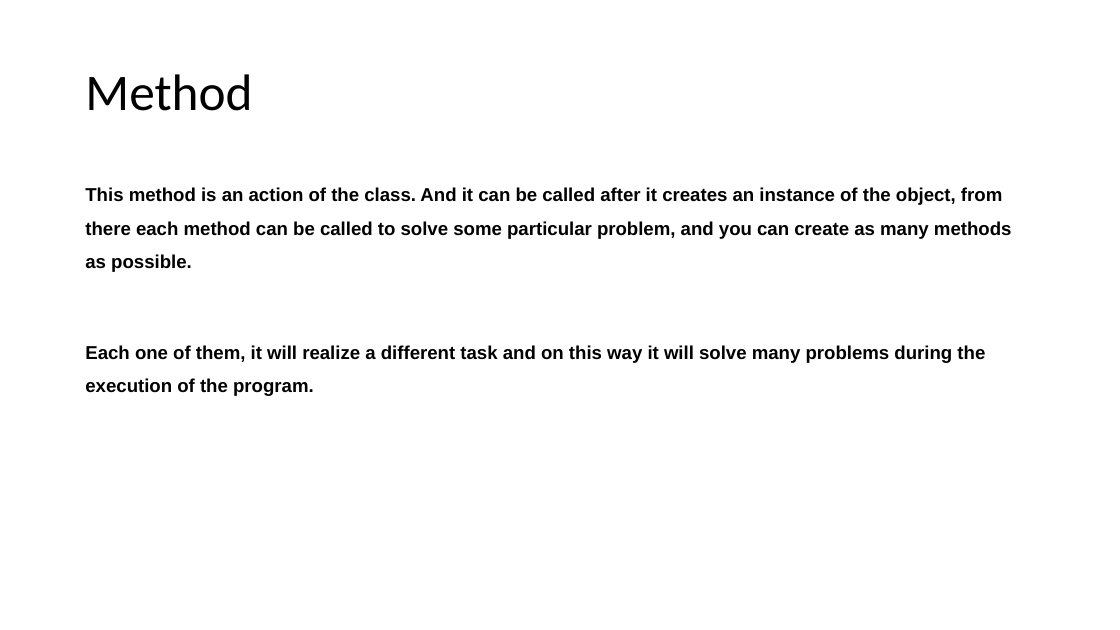
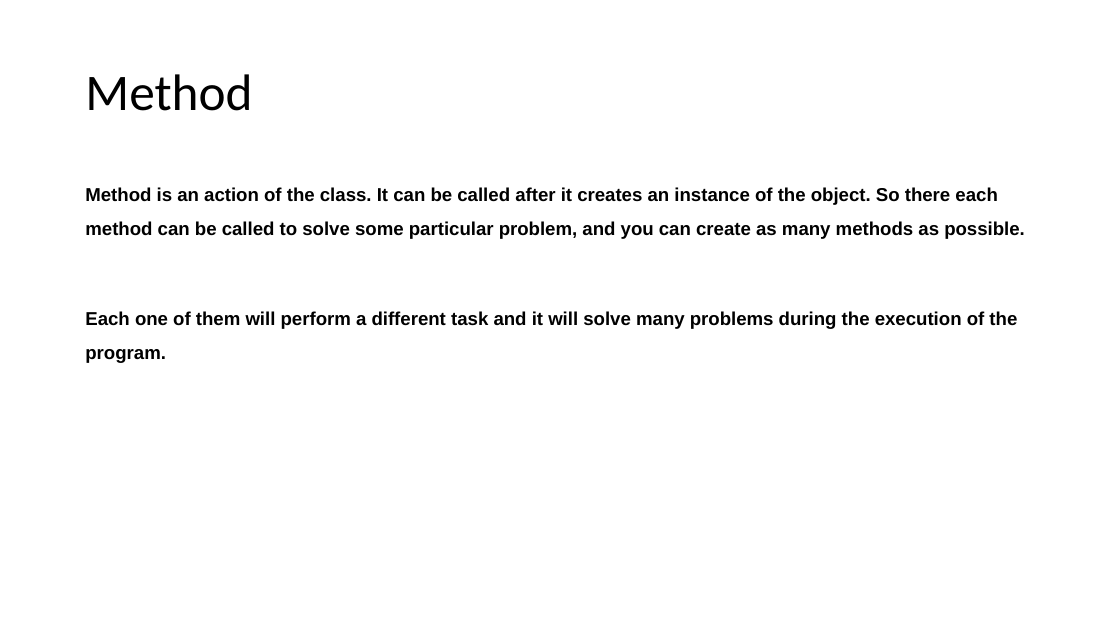
Before and after one commit to abelcondear/course, a slide deck: slide 12 of powerpoint/introduction-course.pptx. Drawn at 1120x630 pixels with LibreOffice and Linux fonts; fonts in the diff are those of the drawing. Boxes give left, top, right and bottom in pixels: in the first picture for what was removed or moved away, otherwise in the second. Text is boxed around its words. In the diff, an @@ line names an element or a change of style, - is before the commit and + after.

```diff
--- a/powerpoint/introduction-course.pptx
+++ b/powerpoint/introduction-course.pptx
@@ text at [85,187,1025,363]: text changed @@
-This method is an action of the class. And it can be called after it creates an instance of the object, from there each method can be called to solve some particular problem, and you can create as many methods as possible.
-Each one of them, it will realize a different task and on this way it will solve many problems during the execution of the program.
+Method is an action of the class. It can be called after it creates an instance of the object. So there each method can be called to solve some particular problem, and you can create as many methods as possible.
+Each one of them will perform a different task and it will solve many problems during the execution of the program.
```
Also in this commit, not shown: 3 other slides changed, 1 slide added, 4 other files.
